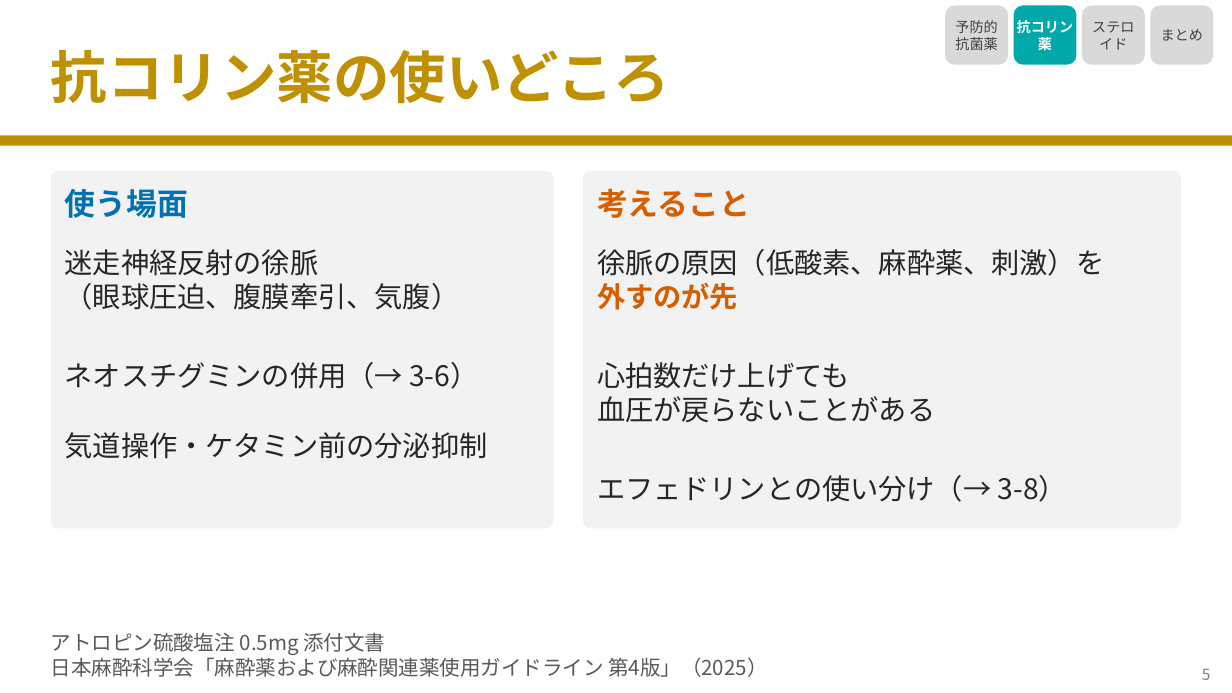
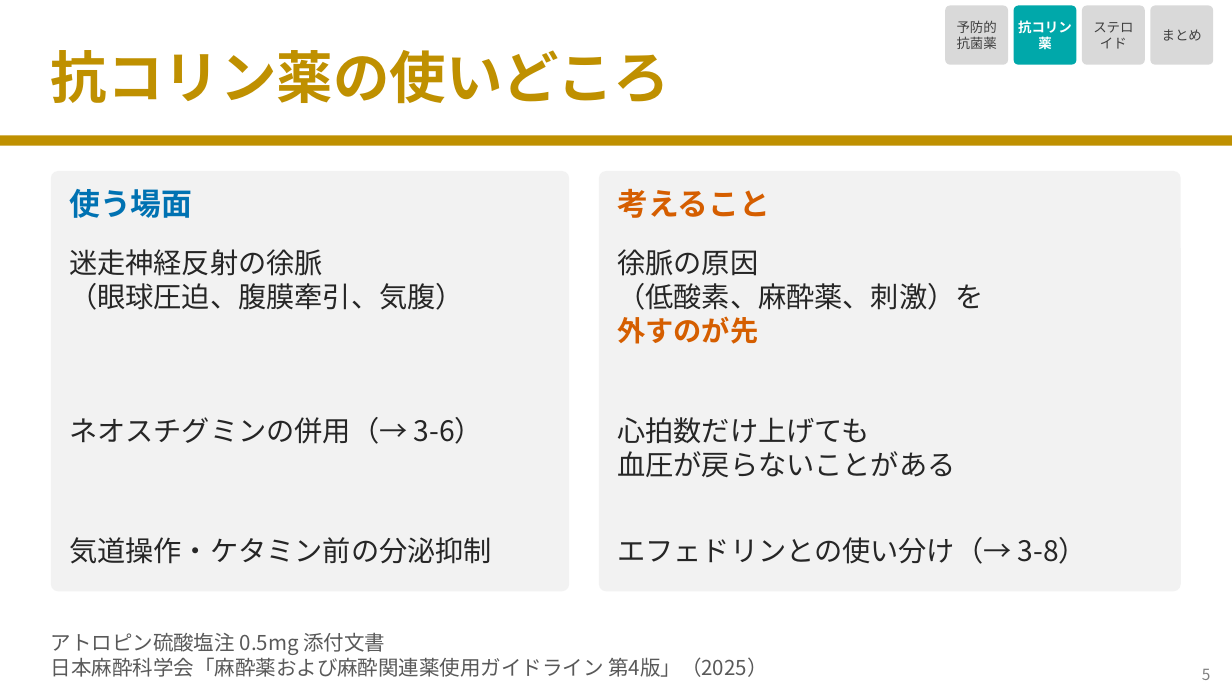
Before and after one commit to nobumitsu-3141/Anes-lecture, a slide deck: slide 6 of slides/3-12_other_perioperative_drugs/3-12_other_perioperative_drugs.pptx. Drawn at 1232x693 pixels with LibreOffice and Linux fonts; fonts in the diff are those of the drawing. Boxes give left, top, right and bottom in pixels: in the first picture for what was removed or moved away, otherwise in the second. Text is boxed around its words. In the diff, an @@ line names an element or a change of style, - is before the commit and + after.

```diff
--- a/slides/3-12_other_perioperative_drugs/3-12_other_perioperative_drugs.pptx
+++ b/slides/3-12_other_perioperative_drugs/3-12_other_perioperative_drugs.pptx
@@ size 11 to 10.5 pt; proportions changed in 4 elements at [945, 6, 1008, 65], [1014, 6, 1077, 65], [1082, 6, 1145, 65], [1151, 6, 1214, 65] @@
@@ rounded rectangle at [51, 171, 569, 592]: proportions changed @@
@@ rounded rectangle: place and size @@
-rounded rectangle at [51, 171, 554, 529]
+rounded rectangle at [51, 171, 569, 592]
@@ rounded rectangle: place and size @@
-rounded rectangle at [583, 171, 1181, 529]
+rounded rectangle at [599, 171, 1181, 592]
@@ rounded rectangle at [599, 171, 1181, 592]: proportions changed @@
@@ text "使う場面": place and size @@
-text "使う場面" at [65, 189, 188, 218]
+text "使う場面" at [69, 189, 192, 218]
@@ text "考えること": place and size @@
-text "考えること" at [597, 188, 750, 218]
+text "考えること" at [617, 188, 770, 218]
@@ text "迷走神経反射の徐脈": place and size @@
-text "迷走神経反射の徐脈" at [65, 249, 460, 310]
+text "迷走神経反射の徐脈" at [69, 249, 464, 310]
@@ text at [617, 249, 983, 310]: text changed @@
-徐脈の原因（低酸素、麻酔薬、刺激）を
+徐脈の原因
+（低酸素、麻酔薬、刺激）を
@@ text "徐脈の原因": place and size @@
-text "徐脈の原因" at [597, 249, 1104, 310]
+text "徐脈の原因" at [617, 249, 983, 344]
@@ text "ネオスチグミンの併用（→ 3-6）": place and size @@
-text "ネオスチグミンの併用（→ 3-6）" at [65, 362, 478, 389]
+text "ネオスチグミンの併用（→ 3-6）" at [69, 417, 483, 444]
@@ text "心拍数だけ上げても": place and size @@
-text "心拍数だけ上げても" at [597, 362, 935, 422]
+text "心拍数だけ上げても" at [617, 417, 955, 477]
@@ text "気道操作・ケタミン前の分泌抑制": place and size @@
-text "気道操作・ケタミン前の分泌抑制" at [65, 432, 488, 459]
+text "気道操作・ケタミン前の分泌抑制" at [69, 537, 492, 564]
@@ text "エフェドリンとの使い分け（→ 3-8）": place and size @@
-text "エフェドリンとの使い分け（→ 3-8）" at [597, 475, 1067, 502]
+text "エフェドリンとの使い分け（→ 3-8）" at [617, 537, 1087, 564]
```
Also in this commit, not shown: 7 other slides changed, 7 other files.
